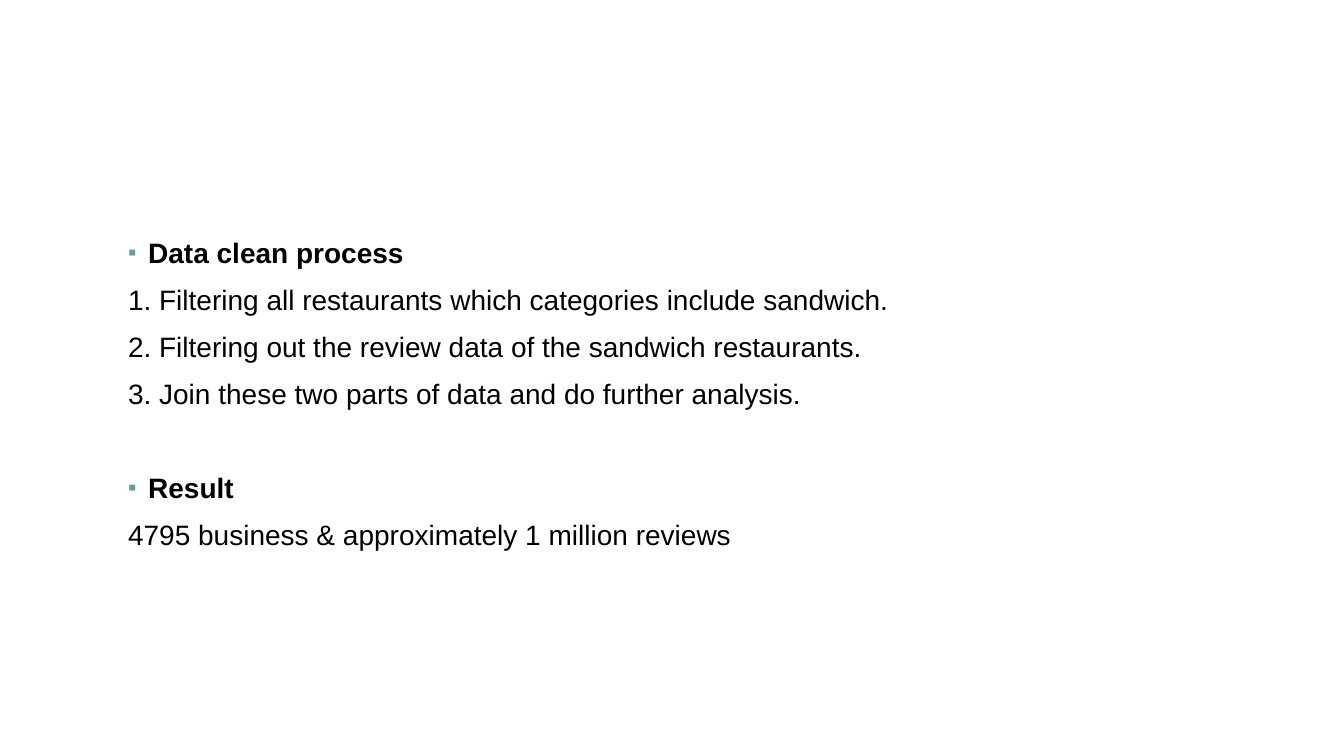
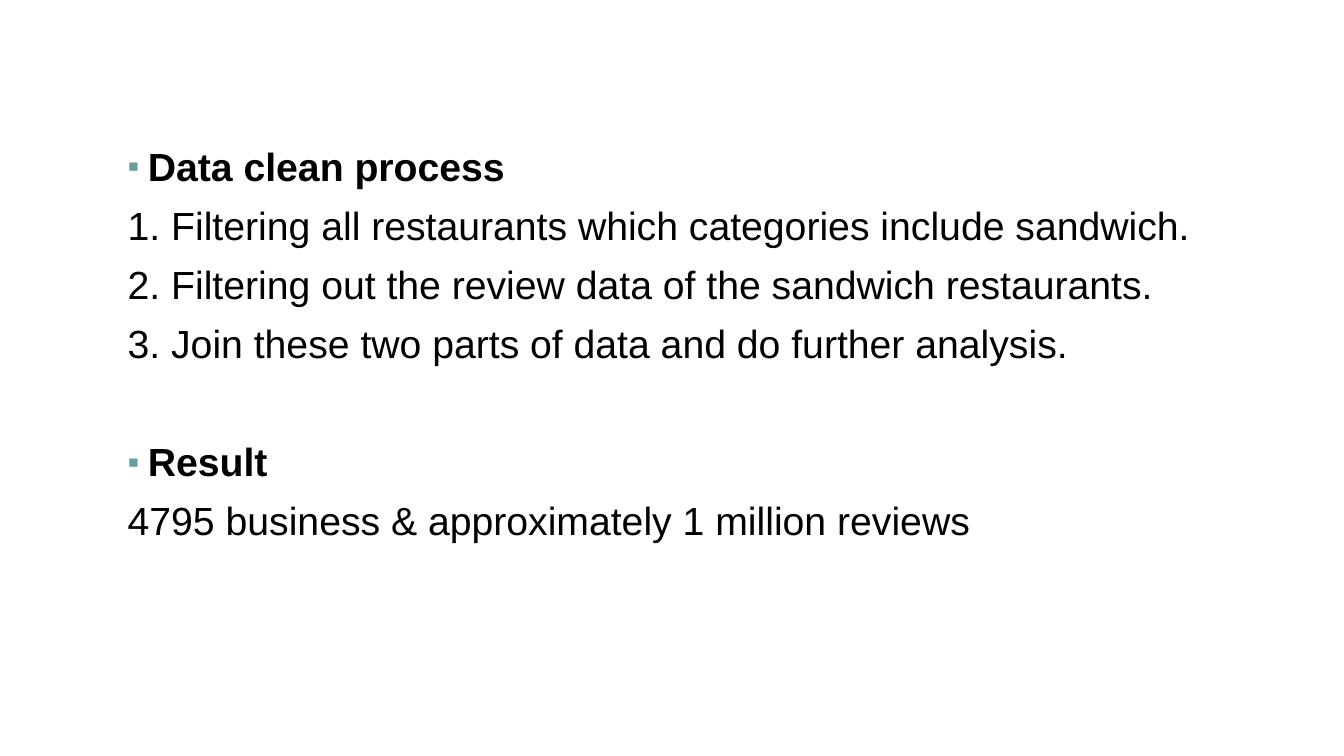
Before and after one commit to oxu2/YelpDataAnalysis, a slide deck: slide 3 of presentationYelpAnalysis.pptx. Drawn at 1344x756 pixels with LibreOffice and Linux fonts; fonts in the diff are those of the drawing; background and template pictures are left out. Boxes give left, top, right and bottom in pixels: in the first picture for what was removed or moved away, otherwise in the second. Text is boxed around its words. In the diff, an @@ line names an element or a change of style, - is before the commit and + after.

```diff
--- a/presentationYelpAnalysis.pptx
+++ b/presentationYelpAnalysis.pptx
@@ text "Data clean process": place and size @@
-text "Data clean process" at bbox=[128, 242, 888, 550]
+text "Data clean process" at bbox=[128, 152, 1189, 543]
@@ text "Data clean process" at bbox=[128, 152, 1189, 543]: size 20 to 28 pt @@
```
Also in this commit, not shown: 4 other slides changed, 3 slides added, 1 other file.
